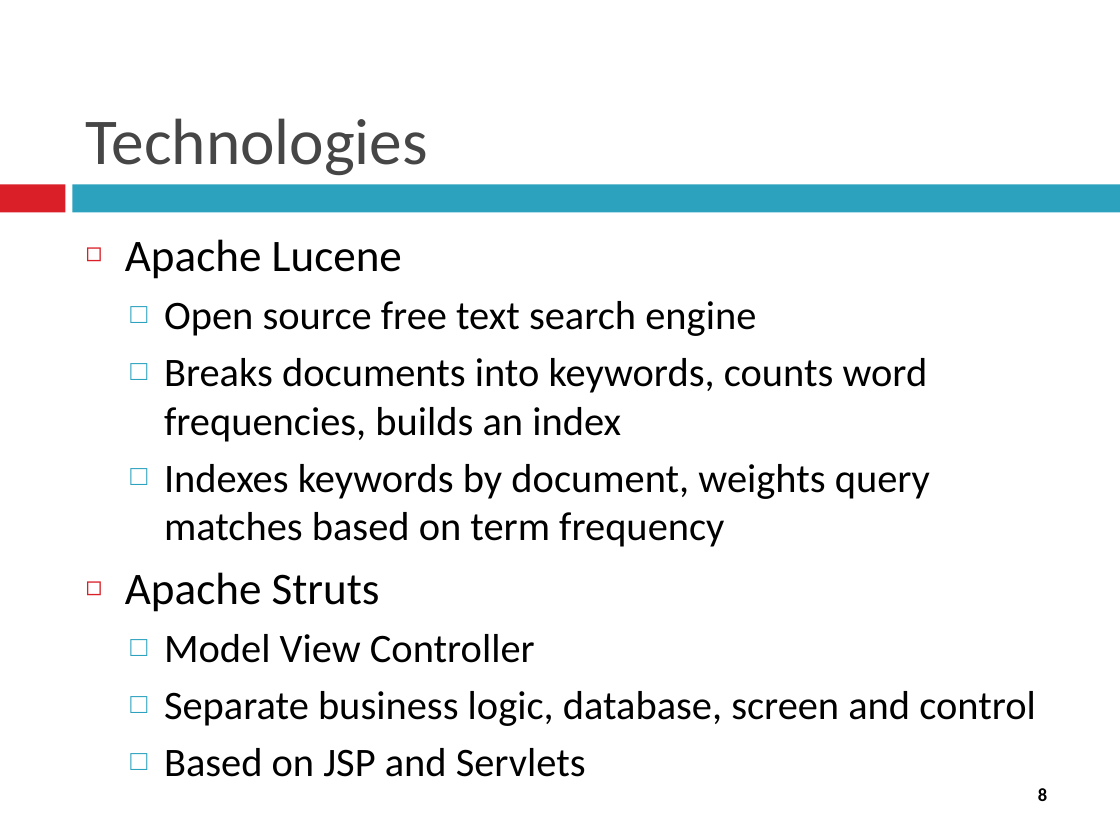
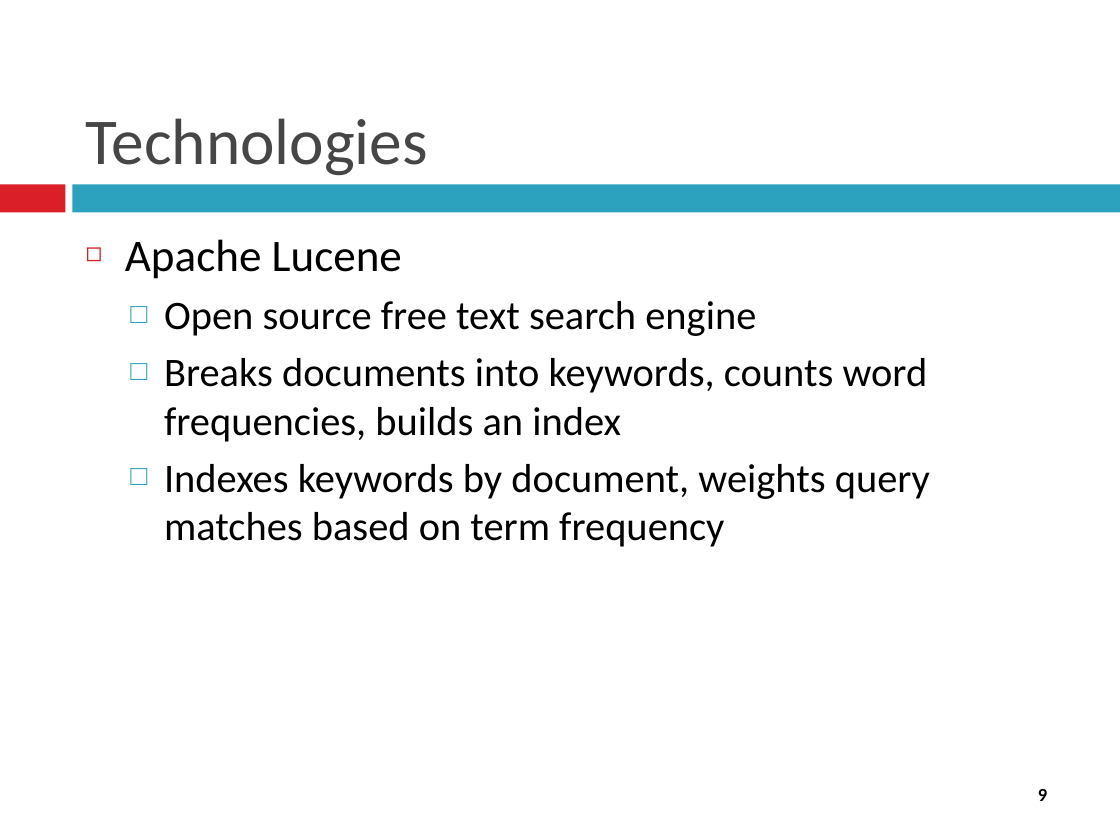
Before and after one commit to gareththomasnz/JAVAEE_Asst2, a slide deck: slide 9 of Documents/Week 1/EnterpriseJava1.pptx (slide 8 before the commit). Drawn at 1120x840 pixels with LibreOffice and Linux fonts; fonts in the diff are those of the drawing. Boxes give left, top, right and bottom in pixels: in the first picture for what was removed or moved away, otherwise in the second. Text is boxed around its words. In the diff, an @@ line names an element or a change of style, - is before the commit and + after.

```diff
--- a/Documents/Week 1/EnterpriseJava1.pptx
+++ b/Documents/Week 1/EnterpriseJava1.pptx
@@ text at box(125, 572, 1036, 777): paragraphs removed @@
-◻ Apache Struts
-  □ Model View Controller
-  □ Separate business logic, database, screen and control
-  □ Based on JSP and Servlets
@@ page number at box(1038, 789, 1047, 801): text changed @@
-8
+9
```
Also in this commit, not shown: 4 other slides changed, 3 slides added, 1 slide removed, 20 other files.
